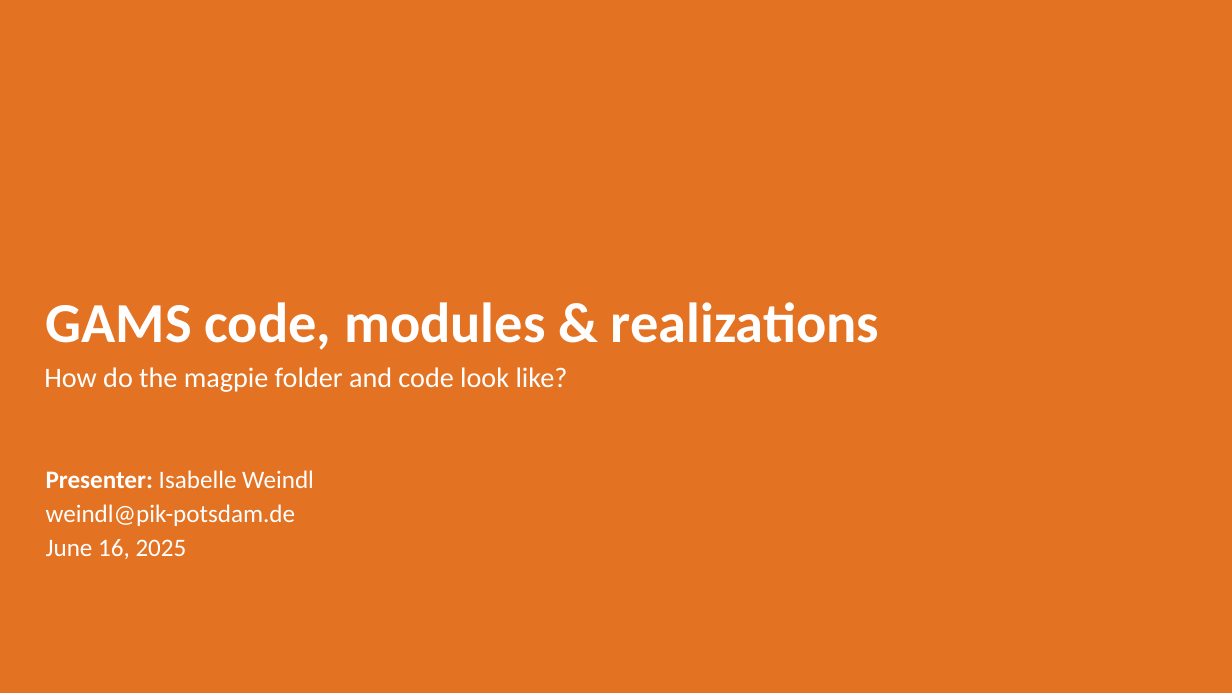
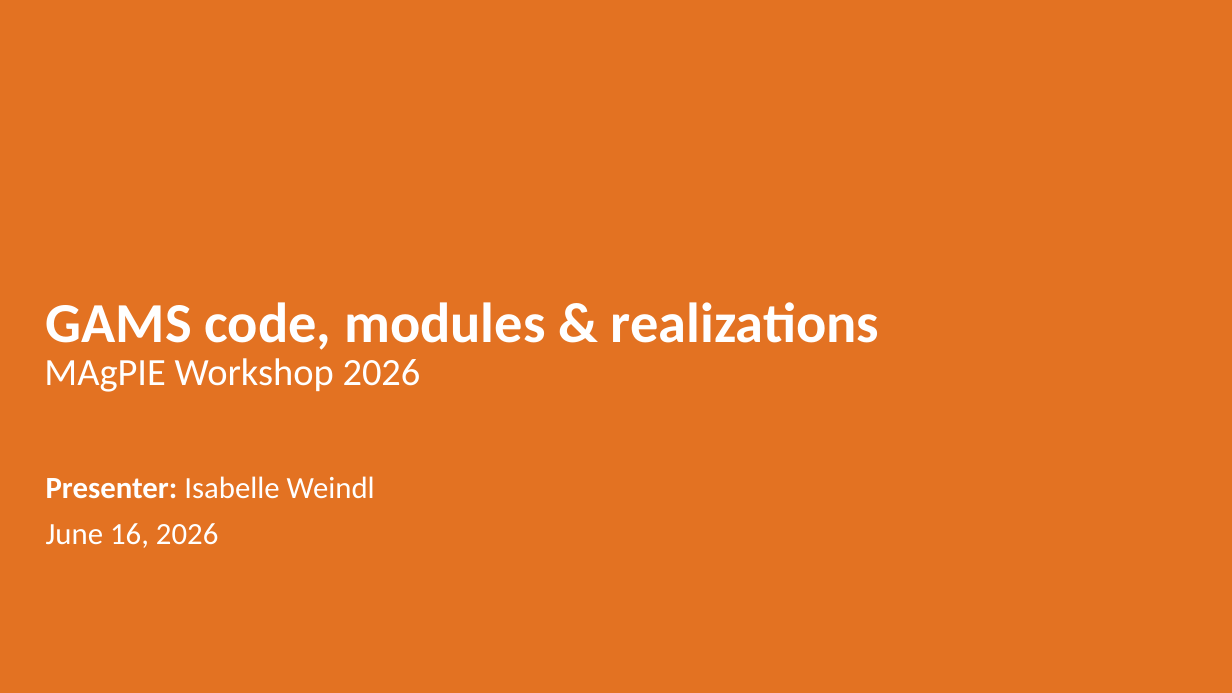
Before and after one commit to magpiemodel/magpiemodel.github.io, a slide deck: slide 1 of assets/slides/GAMS code, modules & realizations.pptx. Drawn at 1232x693 pixels with LibreOffice and Linux fonts; fonts in the diff are those of the drawing; background and template pictures are left out. Boxes give left, top, right and bottom in pixels: in the first picture for what was removed or moved away, otherwise in the second. Text is boxed around its words. In the diff, an @@ line names an element or a change of style, - is before the commit and + after.

Commit message:
updated tutorial slides in assets folder

```diff
--- a/assets/slides/GAMS code, modules & realizations.pptx
+++ b/assets/slides/GAMS code, modules & realizations.pptx
@@ subtitle at (x1=44, y1=358, x2=421, y2=392): text changed; size 22 to 30 pt @@
-How do the magpie folder and code look like?
+MAgPIE Workshop 2026
@@ text at (x1=46, y1=476, x2=375, y2=499): size 19.6 to 24 pt in "Presenter: Isabelle Weindl"; line spacing 0.7 to 0.9 @@
@@ text at (x1=46, y1=523, x2=218, y2=548): text changed; size 19.6 to 24 pt @@
-weindl@pik-potsdam.de
-June 16, 2025
+June 16, 2026
```
Also in this commit, not shown: 11 other slides changed, 1 slide added.
